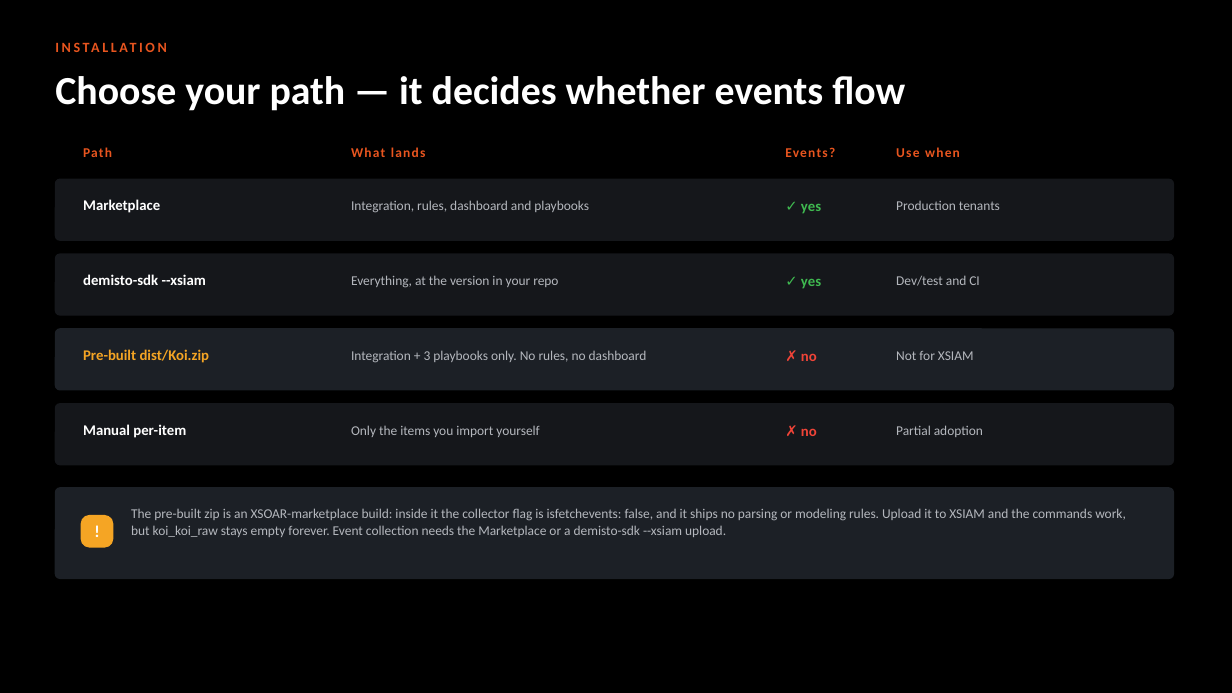
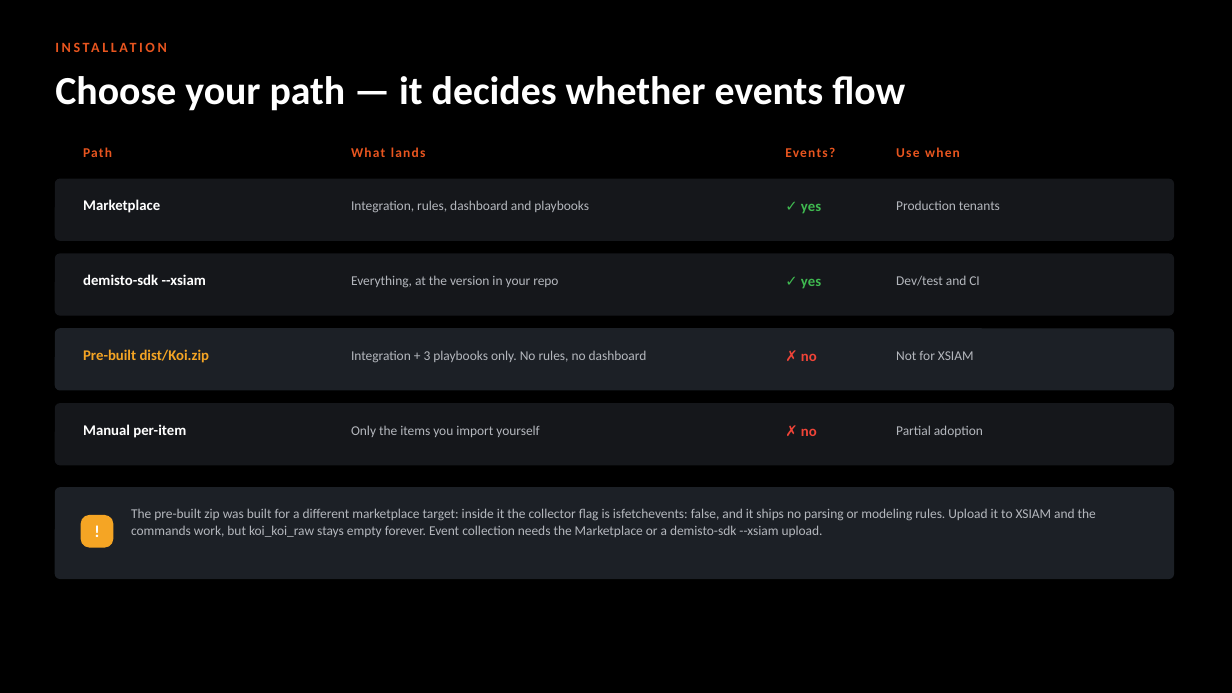
Before and after one commit to ayman-m/koi-xsiam-pack, a slide deck: slide 3 of docs/KOI_Content_Pack_Test_Guide.pptx. Drawn at 1232x693 pixels with LibreOffice and Linux fonts; fonts in the diff are those of the drawing. Boxes give left, top, right and bottom in pixels: in the first picture for what was removed or moved away, otherwise in the second. Text is boxed around its words. In the diff, an @@ line names an element or a change of style, - is before the commit and + after.

```diff
--- a/docs/KOI_Content_Pack_Test_Guide.pptx
+++ b/docs/KOI_Content_Pack_Test_Guide.pptx
@@ text at box(131, 508, 1096, 537): text changed @@
-The pre-built zip is an XSOAR-marketplace build: inside it the collector flag is isfetchevents: false, and it ships no parsing or modeling rules. Upload it to XSIAM and the commands work, but koi_koi_raw stays empty forever. Event collection needs the Marketplace or a demisto-sdk --xsiam upload.
+The pre-built zip was built for a different marketplace target: inside it the collector flag is isfetchevents: false, and it ships no parsing or modeling rules. Upload it to XSIAM and the commands work, but koi_koi_raw stays empty forever. Event collection needs the Marketplace or a demisto-sdk --xsiam upload.
```
Also in this commit, not shown: 3 other slides changed, 10 other files.
